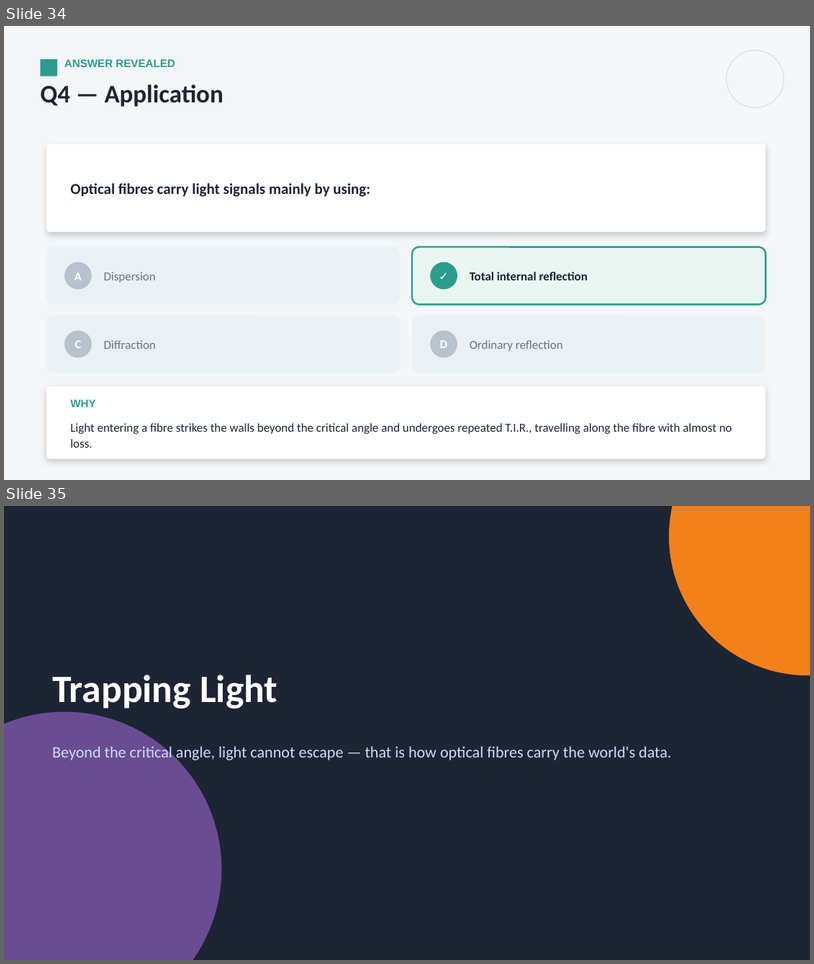
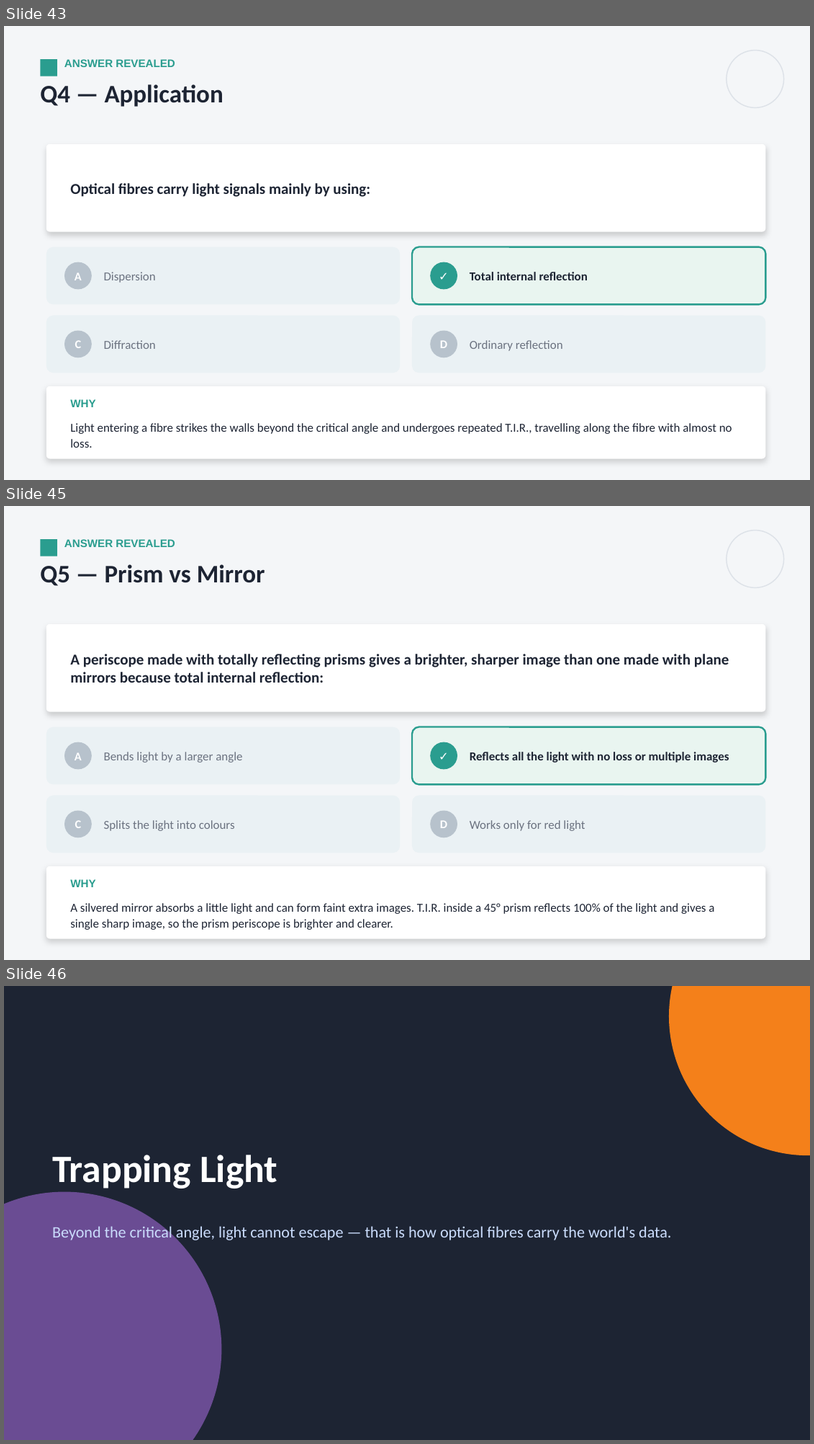
Before and after one commit to parmeshwars2911/MyFirstAR, a slide deck: ppt/Grade10/G10_S35_Refraction_at_Plane_Surfaces_2.pptx. Shown one above the other, each under a label of ours: slides 34 and 35 before the commit, slides 43, 45 and 46 after it; the slides between them are not shown. The pictures are 814x964 and 814x1444 pixels, drawn with LibreOffice and Linux fonts; fonts in the diff are those of the drawing. Boxes give left, top, right and bottom in pixels: in the first picture for what was removed or moved away, otherwise in the second. Text is boxed around its words. In the diff, an @@ line names an element or a change of style, - is before the commit and + after.

```diff
--- a/ppt/Grade10/G10_S35_Refraction_at_Plane_Surfaces_2.pptx
+++ b/ppt/Grade10/G10_S35_Refraction_at_Plane_Surfaces_2.pptx
@@ slide 45 added at [4,506,810,960], background #F4F6F8 @@
@@ rectangle added at [40,539,57,556], fill #2A9D8F @@
@@ text added at [64,539,175,547], 13 pt, text #2A9D8F, bold @@
+ANSWER REVEALED
@@ ellipse added at [727,530,784,587], outline #DDE2E8 1.25 pt @@
@@ text added at [40,564,265,586], 30 pt, text #1D2433, bold @@
+Q5 — Prism vs Mirror
@@ rounded rectangle added at [46,624,766,712], fill #FFFFFF @@
@@ text added at [70,654,730,682], 18 pt, text #1D2433, bold @@
+A periscope made with totally reflecting prisms gives a brighter, sharper image than one made with plane mirrors because total internal reflection:
@@ rounded rectangle added at [46,727,400,784], fill #EAF1F4 @@
@@ ellipse added at [64,742,92,769], fill #B7C2CC @@
@@ rounded rectangle added at [412,727,766,784], fill #E9F5F0, outline #2A9D8F 2 pt @@
@@ ellipse added at [430,742,458,769], fill #2A9D8F @@
@@ text added at [430,742,458,769], 14 pt, text #FFFFFF, bold @@
+✓
@@ text added at [75,752,82,760], 14 pt, text #FFFFFF, bold @@
+A
@@ text added at [104,752,242,762], 14.5 pt, text #6B7280 @@
+Bends light by a larger angle
@@ text added at [470,752,729,762], 14.5 pt, text #1D2433, bold @@
+Reflects all the light with no loss or multiple images
@@ rounded rectangle added at [46,795,400,852], fill #EAF1F4 @@
@@ rounded rectangle added at [412,795,766,852], fill #EAF1F4 @@
@@ ellipse added at [64,811,92,837], fill #B7C2CC @@
@@ text added at [75,820,82,828], 14 pt, text #FFFFFF, bold @@
+C
@@ text added at [104,820,235,831], 14.5 pt, text #6B7280 @@
+Splits the light into colours
@@ ellipse added at [430,811,458,837], fill #B7C2CC @@
@@ text added at [440,820,448,828], 14 pt, text #FFFFFF, bold @@
+D
@@ text added at [470,820,585,831], 14.5 pt, text #6B7280 @@
+Works only for red light
@@ rounded rectangle added at [46,866,766,939], fill #FFFFFF @@
@@ text added at [70,879,95,887], 13 pt, text #2A9D8F, bold @@
+WHY
@@ text added at [70,903,715,929], 14.5 pt, text #1D2433 @@
+A silvered mirror absorbs a little light and can form faint extra images. T.I.R. inside a 45° prism reflects 100% of the light and gives a single sharp image, so the prism periscope is brighter and clearer.
@@ what was slide 34 is now slide 43 @@
@@ what was slide 35 is now slide 46 @@
```
Also in this commit, not shown: 3 slides changed, 10 other slides added, 3 other files.
